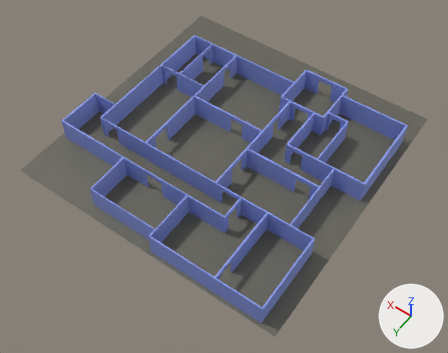
Two versions of the Blender file assets/models/map.blend, one commit apart.
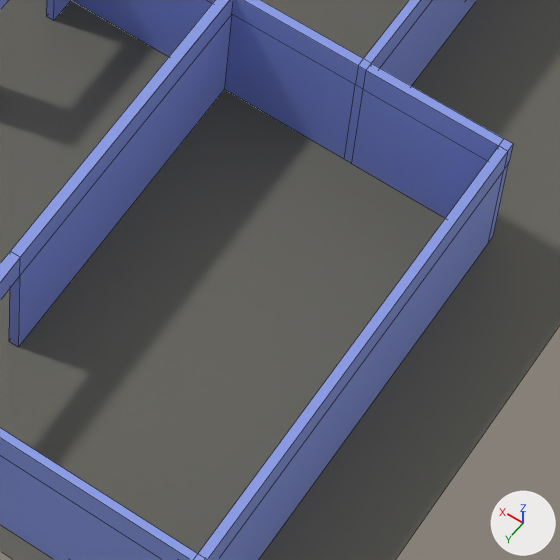
The first picture shows the older version from a camera (50 mm lens) standing at (-37.9, 84.5, 93.6) and looking at (5.8, 23.4, -2.4). The close-ups show both versions on the part from 51% to 72% of the width and 61% to 87% of the height of that picture; other places that the commit changed are outside them. The axes (+X, +Y, +Z) are drawn at lower right. The lights are the same throughout. The close-ups show mesh edges as thin lines.

Objects in the first close-up: 'Ground', 'Walls'.
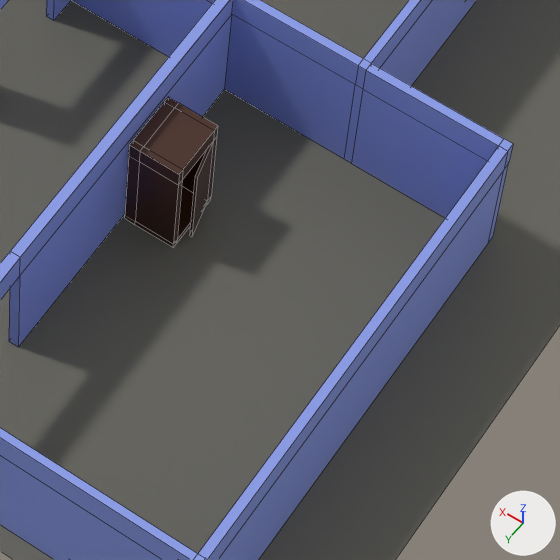
What the commit changed:
Material 'dark wood' (mat_dark_wood) is new.
Its base color is (0.0581, 0.0161, 0.00611) (brown #442212).
Mesh me_cube_005 is new.
It has 54 vertices, 51 faces and spans x -1.0..1.0, y -1.0..1.0, z -1.0..1.0.
It uses material mat_dark_wood (brown #442212).
Object 'HidingPlaceCupboard.004' (ob_hidingplacecupboard_004) is new; it shows me_cube_005.
Its location is (-9.59, 34.76, 2.0).
Its rotation in degrees is (0, 0, 360).
Its scale is (1.0, 1.0, 2.0).

Location of each change, (x1, y1, x2, y2) in pixels of the close-ups (560 x 560 px):
'HidingPlaceCupboard.004', added
    after: (125, 97, 218, 247)
